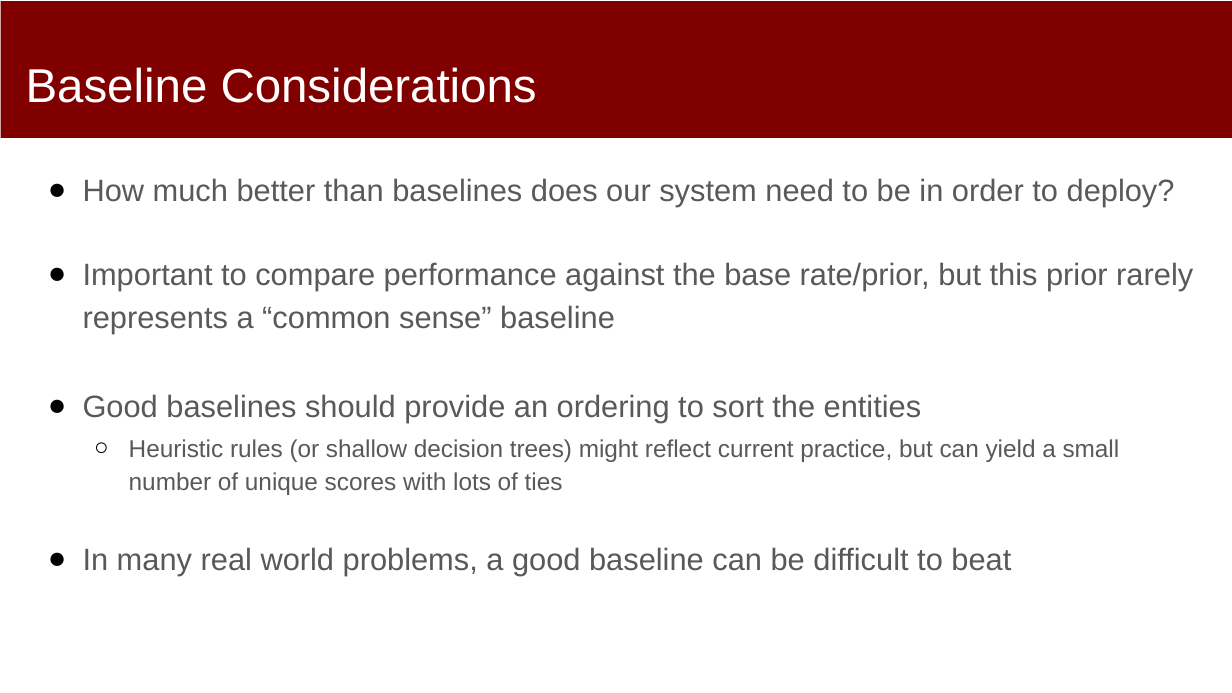
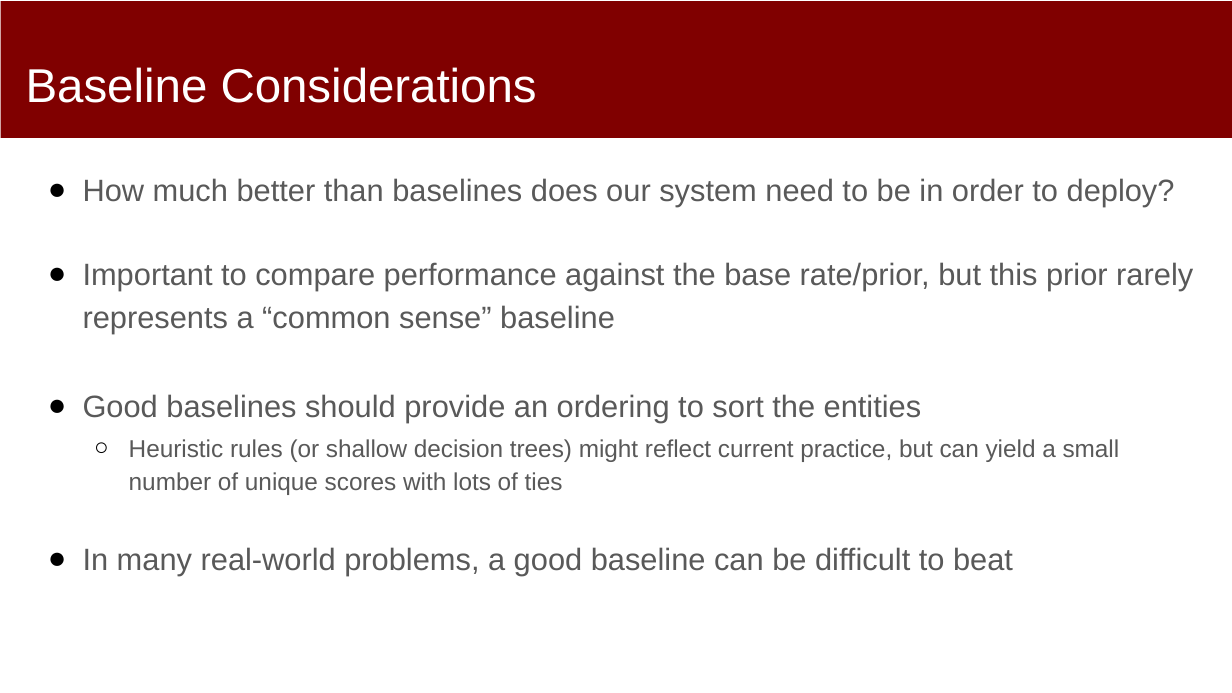
Before and after one commit to dssg/mlforpublicpolicylab, a slide deck: slide 11 of 03 - Data Exploration, Analytical Formulation, and Baselines/formulation-and-baselines.pptx. Drawn at 1232x693 pixels with LibreOffice and Linux fonts; fonts in the diff are those of the drawing. Boxes give left, top, right and bottom in pixels: in the first picture for what was removed or moved away, otherwise in the second. Text is boxed around its words. In the diff, an @@ line names an element or a change of style, - is before the commit and + after.

Commit message:
formulation slides

```diff
--- a/03 - Data Exploration, Analytical Formulation, and Baselines/formulation-and-baselines.pptx
+++ b/03 - Data Exploration, Analytical Formulation, and Baselines/formulation-and-baselines.pptx
@@ text at box(83, 547, 1013, 575): text changed @@
-● In many real world problems, a good baseline can be difficult to beat
+● In many real-world problems, a good baseline can be difficult to beat
```
